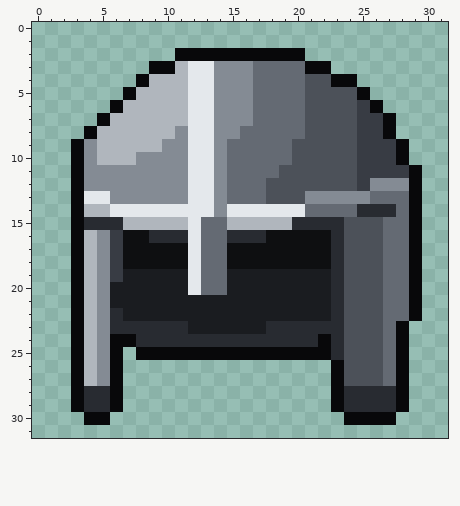
Two states of a pixel-art file, ferramentas/prototipos/hud/itens-lote-noite/elmo_cota/fontes/elmo/elmo-32.aseprite. That is the earlier state.
32x32 pixels, 1 frame.
Once edited:
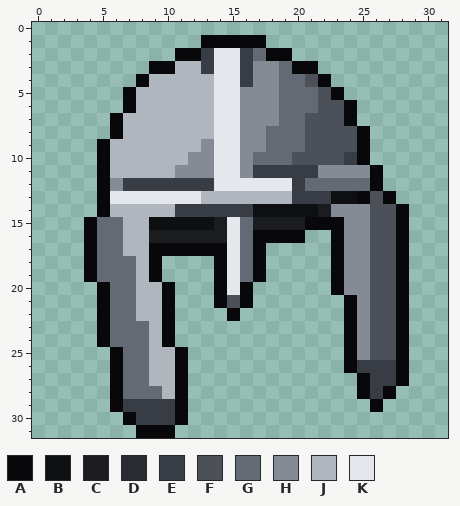
Palette (. is transparent): A #08080a  B #0e0f11  C #1a1c20  D #282b31  E #383c44  F #4c5159  G #646a73  H #848b94  J #b0b6bd  K #e4e8ec
The exact change:
Changed rows in their new state; - is an unchanged pixel.
first column x 3:
 1 ----------AAAAA------------
 2 ----------EKKEG--.---------
 3 ---------JEKKEHH-A-.-------
 4 ---------JJKKEHH---A..-----
 5 ---------JJKK-HH--G-A..----
 6 ---.A----JJKK-HH--G--A..---
 7 --.A-----JJKK-HH-----A...--
 8 -..A----JJJKKHH-------A..--
 9 ..A----JJJHKKHH--G----A...-
10 ..A--JJJJHHKKH-------EA...-
11 ..AJJJJJ-HHKKHEEEEEHHHHA...
12 ..A-EEEEEEEKKKKKKEGGGGGA...
13 ..AKKKKKK-JJJJJJJEEEBBAFA..
14 ..AJJJJJEEEEEEBBBBBCHHHFFA.
15 .AGG--BBBBBCKGCCCCAAAHH-FA.
16 .AGGJJCCCCCCKGAAAA..AHH-FA.
17 .AGGJJAAAAAAKGA.....AHH-FA.
18 .AGGGJA....AKGA.....AHH-FA.
19 .AGGGJA....AKGA.....AHH-FA.
20 ..AGGJJA...AKA......AHH-FA.
21 ..AGGJJA...AFA.......AH-FA.
22 ..AGGJJA....A........AH-FA.
23 ..AGGGJA.............AH-F--
24 ..AGGGJA.............AH-F--
25 ...-GGJJ-............AH-F--
26 ...-GGJJA-----------.AEEE--
27 ...-GGJJA-----------..AEE--
28 ...-GGGJA-----------..AEA.-
29 ...-EEEEA-----------...A..-
30 -..-AEEEA------------....--
31 -----AAA-------------------
Changed places in both pictures, as pixel boxes (x1, y1, x2, y2):
changed: (71, 35, 422, 438)
